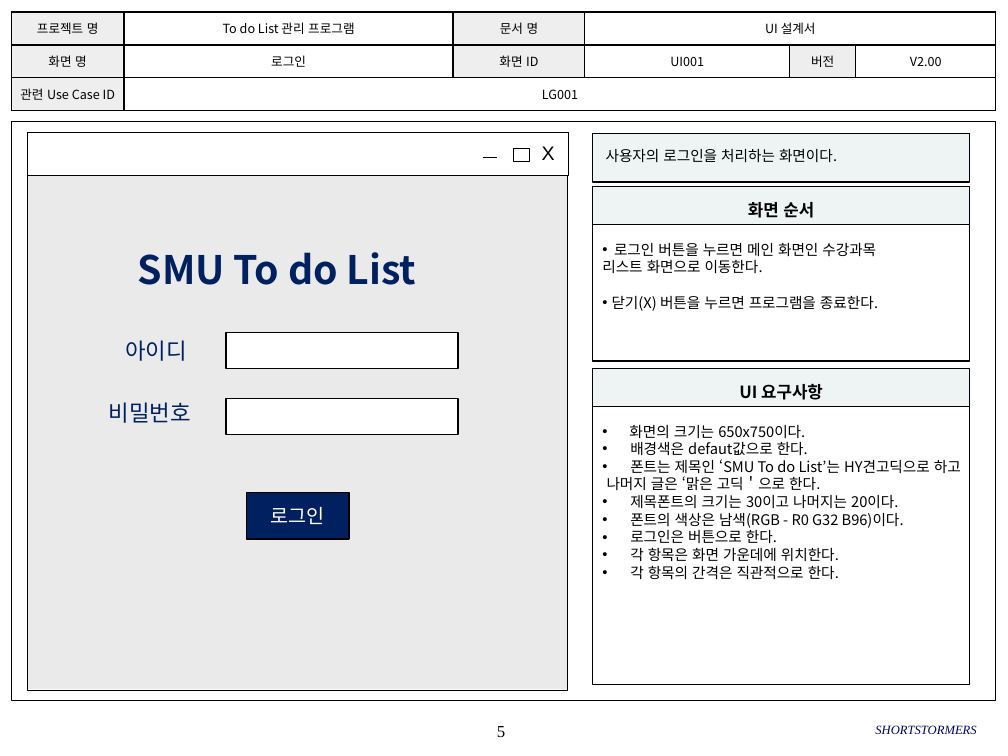
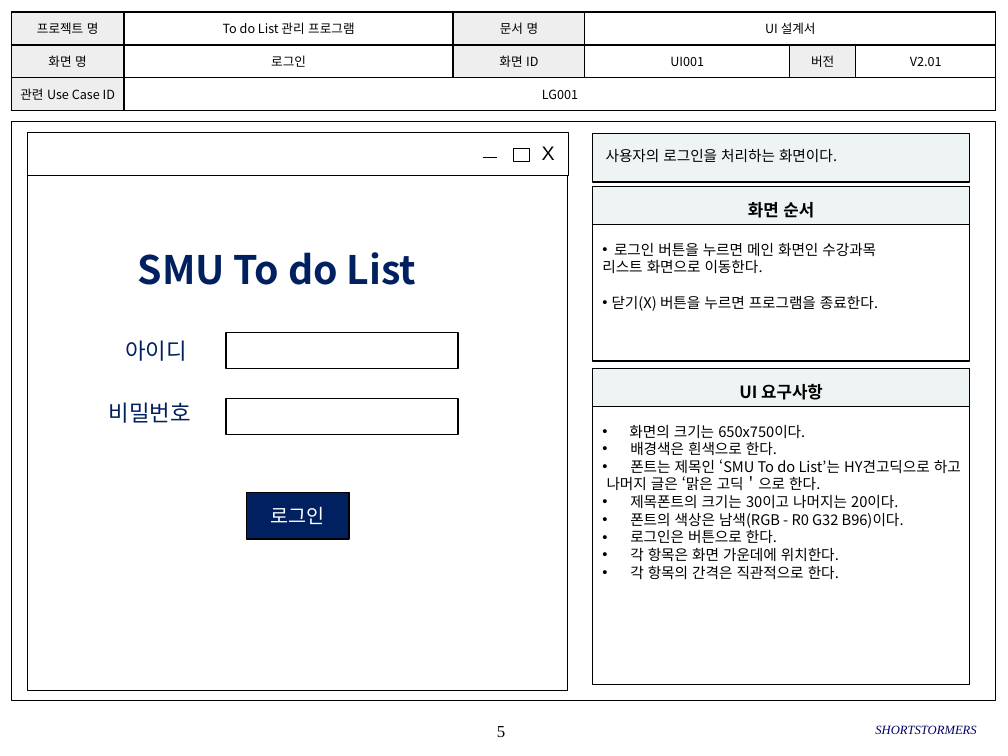
Before and after one commit to SMU-SE-Admin/18-1_7_SHORTSTORMERS_Doc, a slide deck: slide 5 of 03 설계/UI 설계서_7_SHORTSTORMERS.pptx. Drawn at 1008x756 pixels with LibreOffice and Linux fonts; fonts in the diff are those of the drawing; background and template pictures are left out. Boxes give left, top, right and bottom in pixels: in the first picture for what was removed or moved away, otherwise in the second. Text is boxed around its words. In the diff, an @@ line names an element or a change of style, - is before the commit and + after.

Commit message:
#1105 UI설계서 수정
특수문자 경고 알림 메시지 추가, 배경색 변경

```diff
--- a/03 설계/UI 설계서_7_SHORTSTORMERS.pptx
+++ b/03 설계/UI 설계서_7_SHORTSTORMERS.pptx
@@ table at (x1=11, y1=12, x2=995, y2=111) @@
-row 2, column 6: V2.00
+row 2, column 6: V2.01
@@ rectangle removed at (x1=27, y1=133, x2=568, y2=689) @@
@@ text in rectangle at (x1=630, y1=442, x2=777, y2=455): text changed @@
-• 배경색은 defaut값으로 한다.
+• 배경색은 흰색으로 한다.
```
Also in this commit, not shown: 24 other slides changed, 2 slides added.
